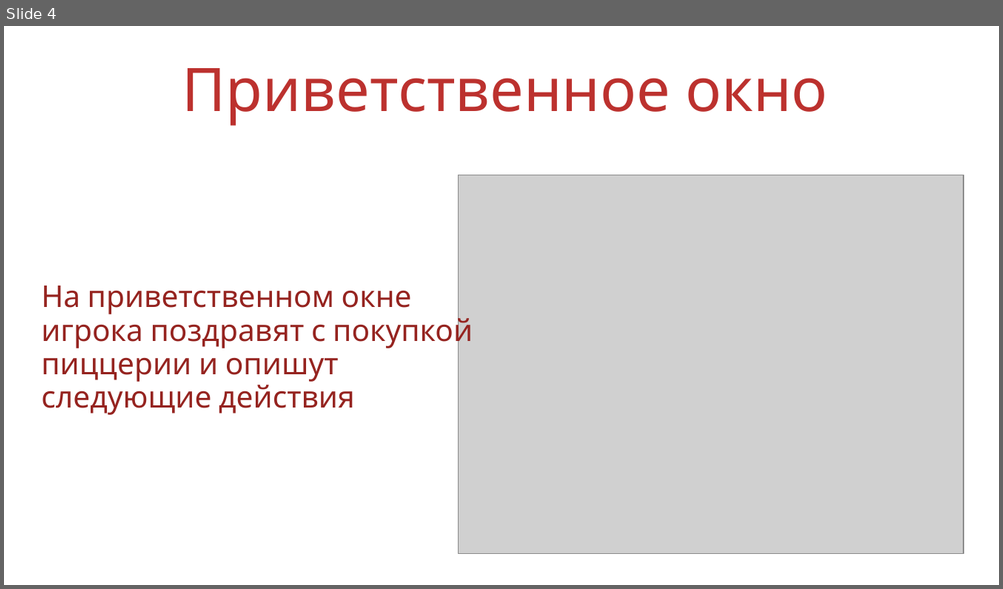
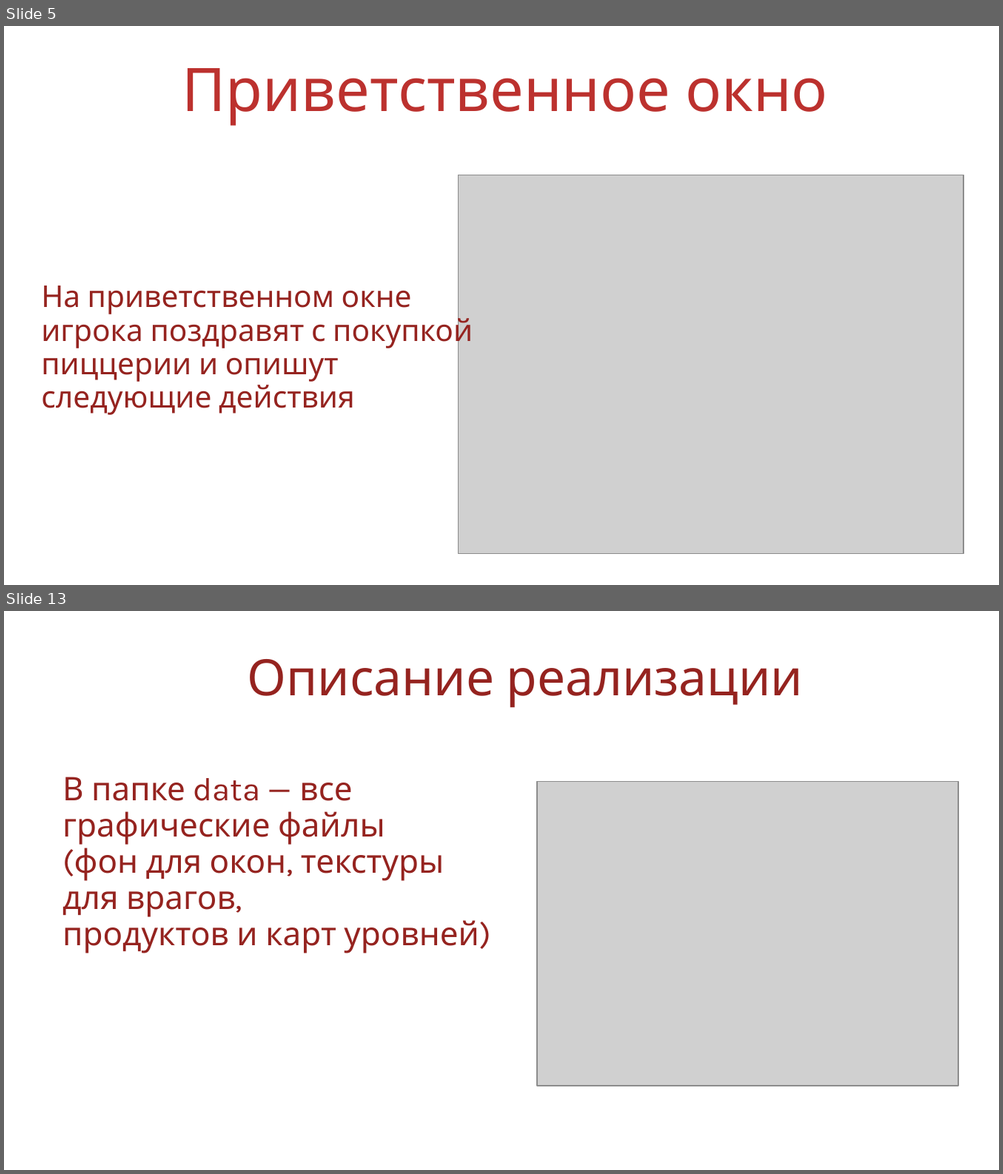
Before and after one commit to KsenyaShestakova/pygame_project, a slide deck: Защита/презентация пицца.ppt. Shown one above the other, each under a label of ours: slide 4 before the commit, slides 5 and 13 after it; the slides between them are not shown. The pictures are 1003x589 and 1003x1174 pixels, drawn with LibreOffice and Linux fonts; fonts in the diff are those of the drawing; grey boxes stand for pictures; background and template pictures are left out. Boxes give left, top, right and bottom in pixels: in the first picture for what was removed or moved away, otherwise in the second. Text is boxed around its words. In the diff, an @@ line names an element or a change of style, - is before the commit and + after.

```diff
--- a/Защита/презентация пицца.ppt
+++ b/Защита/презентация пицца.ppt
@@ slide 13 added at bbox=[4, 611, 999, 1170], background picture (left out) @@
@@ text added at bbox=[247, 659, 802, 708], 40 pt, text #95231F @@
+Описание реализации
@@ text added at bbox=[62, 777, 479, 954], 26 pt, text #95231F @@
+В папке data — все
+графические файлы
+(фон для окон, текстуры
+для врагов,
+продуктов и карт уровней)
@@ picture added at bbox=[538, 782, 959, 1087] @@
@@ what was slide 4 is now slide 5 @@
```
Also in this commit, not shown: 3 slides changed, 9 other slides added, 6 other files.
